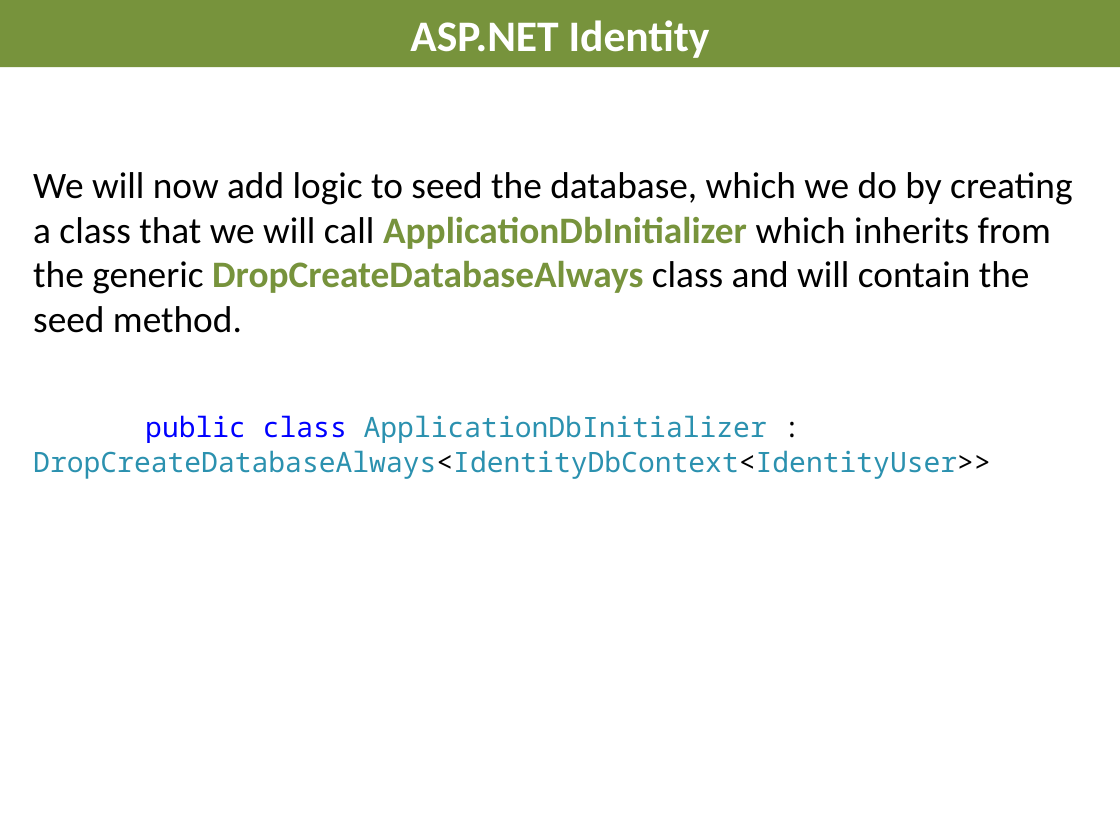
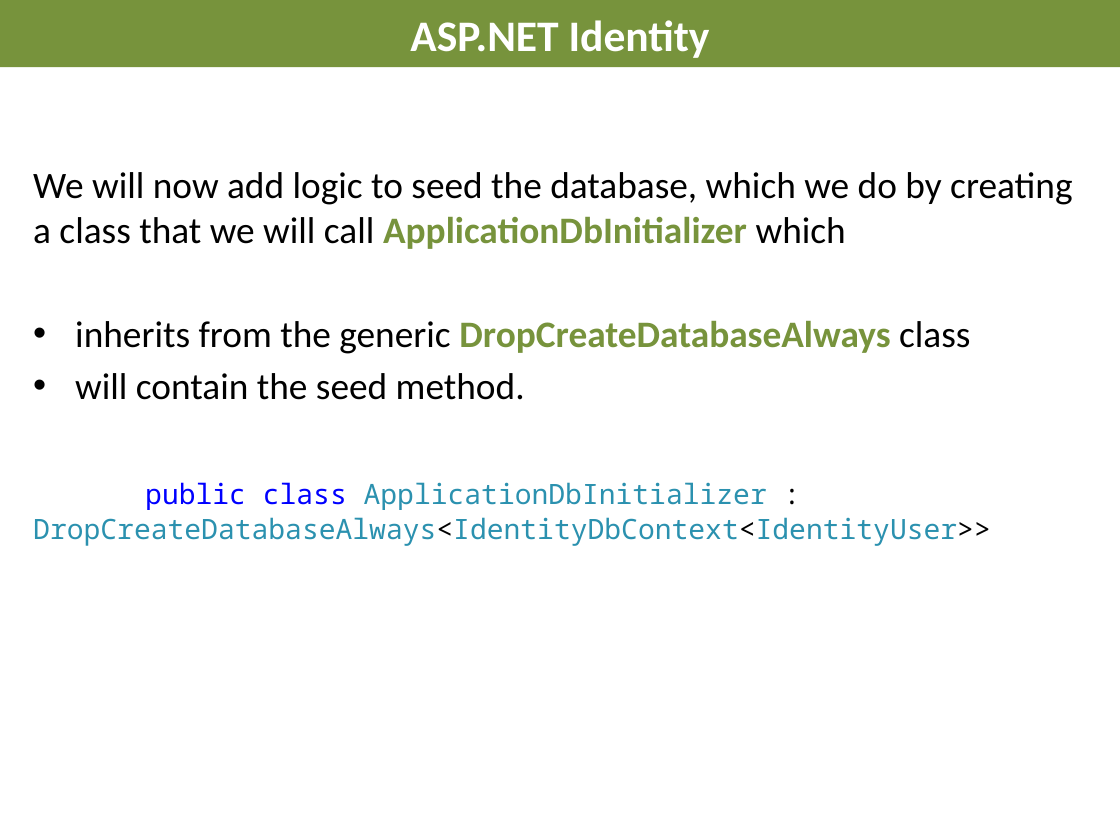
Before and after one commit to AndreasElffors/IdentityTemplate, a slide deck: slide 11 of Documents/Identity-Exercise.pptx. Drawn at 1120x840 pixels with LibreOffice and Linux fonts; fonts in the diff are those of the drawing; background and template pictures are left out. Boxes give left, top, right and bottom in pixels: in the first picture for what was removed or moved away, otherwise in the second. Text is boxed around its words. In the diff, an @@ line names an element or a change of style, - is before the commit and + after.

```diff
--- a/Documents/Identity-Exercise.pptx
+++ b/Documents/Identity-Exercise.pptx
@@ text at box(33, 172, 1072, 400): text changed @@
-We will now add logic to seed the database, which we do by creating a class that we will call ApplicationDbInitializer which inherits from the generic DropCreateDatabaseAlways class and will contain the seed method.
+We will now add logic to seed the database, which we do by creating a class that we will call ApplicationDbInitializer which
+• inherits from the generic DropCreateDatabaseAlways class
+• will contain the seed method.
```
Also in this commit, not shown: 5 other slides changed, 3 other files.
